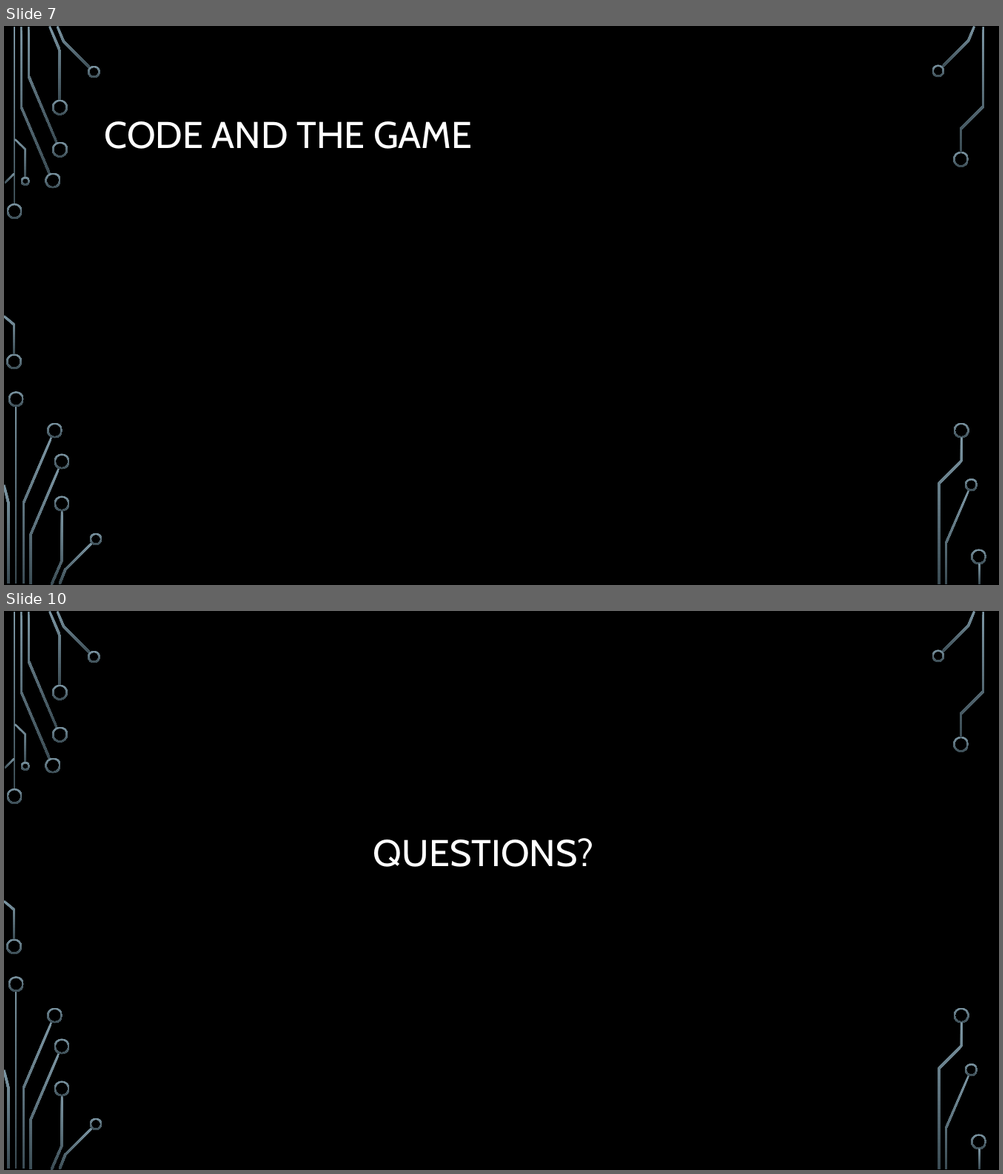
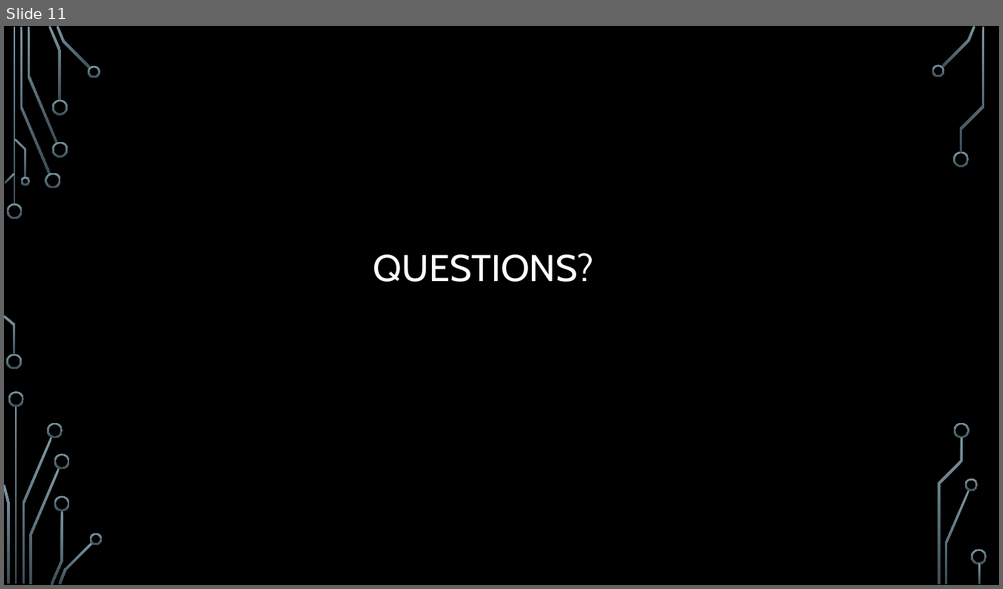
Before and after one commit to UoSGamesGroups/first-semester-l4-5-group-11, a slide deck: Presentations/L4-5-Group 11-Second presentation.pptx. Shown one above the other, each under a label of ours: slides 7 and 10 before the commit, slide 11 after it; the slides between them are not shown. The pictures are 1003x1174 and 1003x589 pixels, drawn with LibreOffice and Linux fonts; fonts in the diff are those of the drawing; background and template pictures are left out. Boxes give left, top, right and bottom in pixels: in the first picture for what was removed or moved away, otherwise in the second. Text is boxed around its words. In the diff, an @@ line names an element or a change of style, - is before the commit and + after.

```diff
--- a/Presentations/L4-5-Group 11-Second presentation.pptx
+++ b/Presentations/L4-5-Group 11-Second presentation.pptx
@@ slide 7 removed at (4, 26, 999, 585), background picture (left out); not listed: 36 template elements that a slide beside it also shows @@
@@ title removed at (105, 121, 472, 149) @@
-CODE AND THE GAME
@@ what was slide 10 is now slide 11 @@
```
Also in this commit, not shown: 6 slides changed, 4 slides added, 2 other slides removed.
